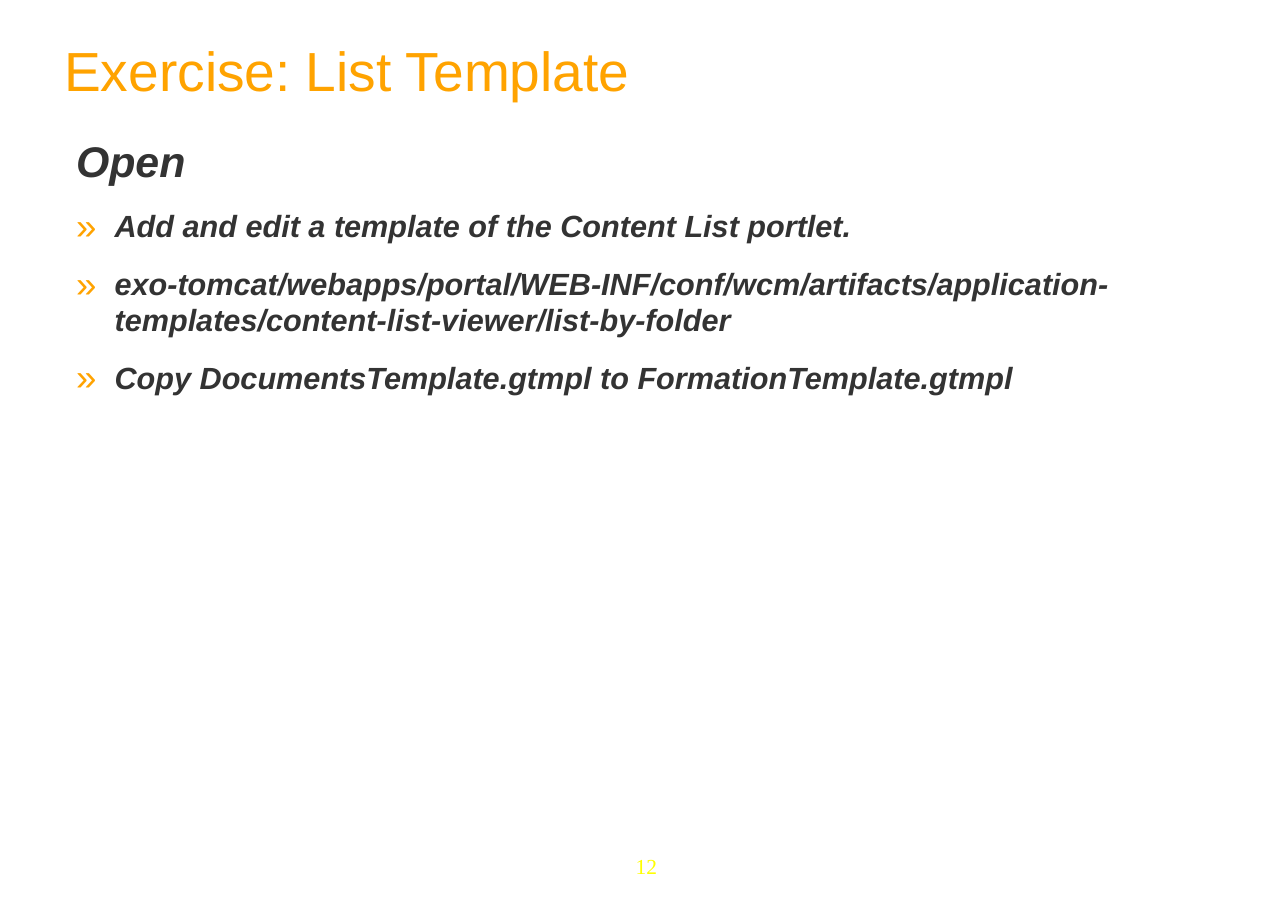
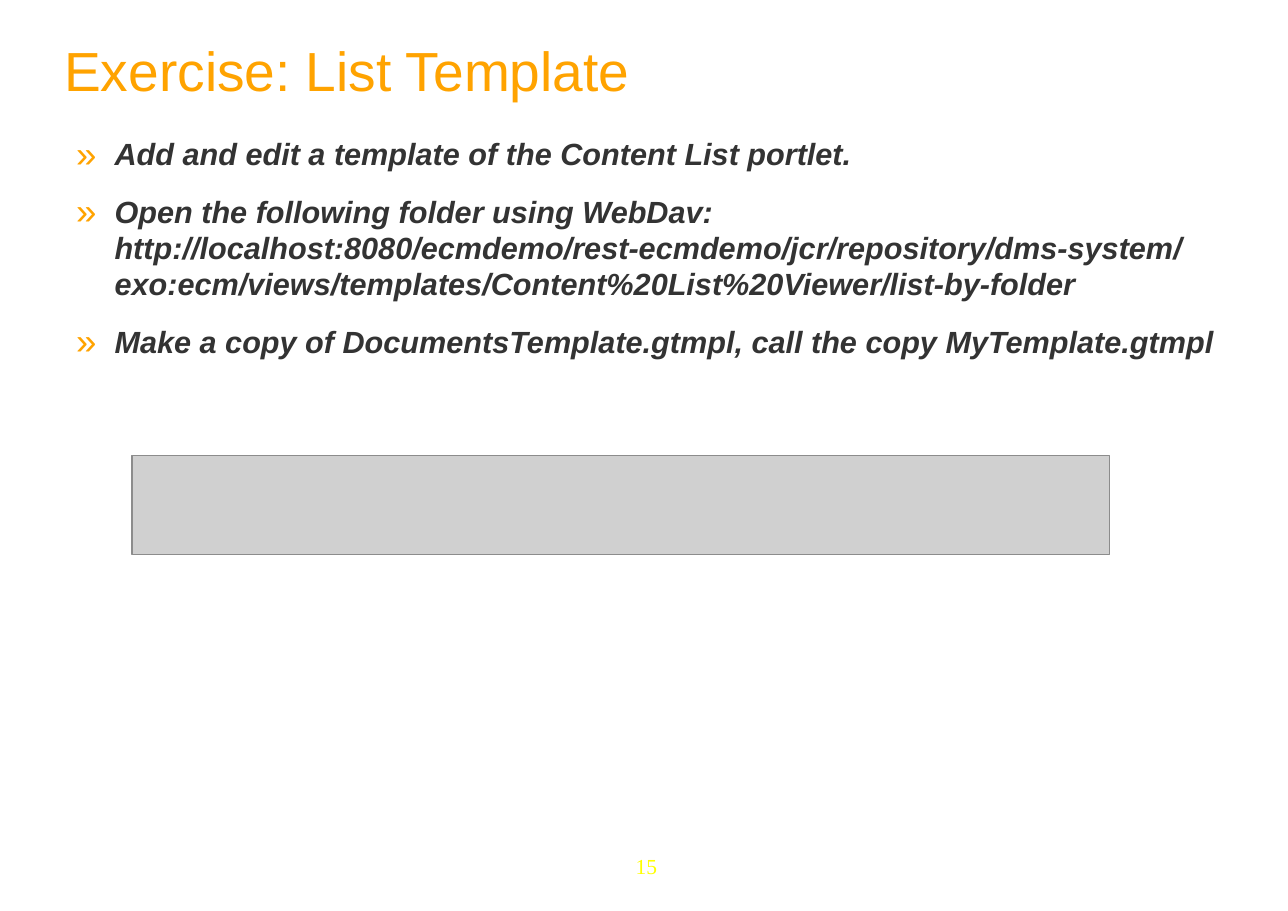
Before and after one commit to anhvurz90/training, a slide deck: slide 15 of slides/exo-fundamentals/en/070-WCM-Lab-XFund-en.ppt (slide 12 before the commit). Drawn at 1288x911 pixels with LibreOffice and Linux fonts; fonts in the diff are those of the drawing; grey boxes stand for pictures; background and template pictures are left out. Boxes give left, top, right and bottom in pixels: in the first picture for what was removed or moved away, otherwise in the second. Text is boxed around its words. In the diff, an @@ line names an element or a change of style, - is before the commit and + after.

```diff
--- a/slides/exo-fundamentals/en/070-WCM-Lab-XFund-en.ppt
+++ b/slides/exo-fundamentals/en/070-WCM-Lab-XFund-en.ppt
@@ text at box(76, 147, 185, 185): paragraph removed @@
-Open
@@ text at box(115, 201, 1214, 359): text changed @@
-» exo-tomcat/webapps/portal/WEB-INF/conf/wcm/artifacts/application-templates/content-list-viewer/list-by-folder
-» Copy DocumentsTemplate.gtmpl to FormationTemplate.gtmpl
+» Open the following folder using WebDav: http://localhost:8080/ecmdemo/rest-ecmdemo/jcr/repository/dms-system/exo:ecm/views/templates/Content%20List%20Viewer/list-by-folder
+» Make a copy of DocumentsTemplate.gtmpl, call the copy MyTemplate.gtmpl
@@ picture added at box(132, 456, 1110, 555) @@
@@ page number at box(636, 860, 657, 875): text changed @@
-12
+15
```
Also in this commit, not shown: 8 other slides changed, 4 slides added, 1 slide removed, 1 other file.
